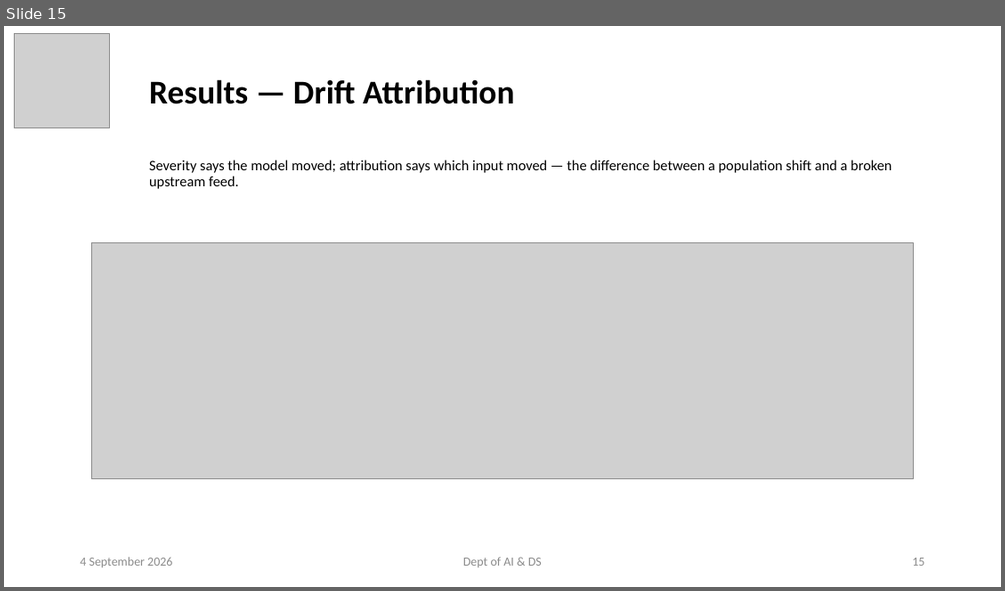
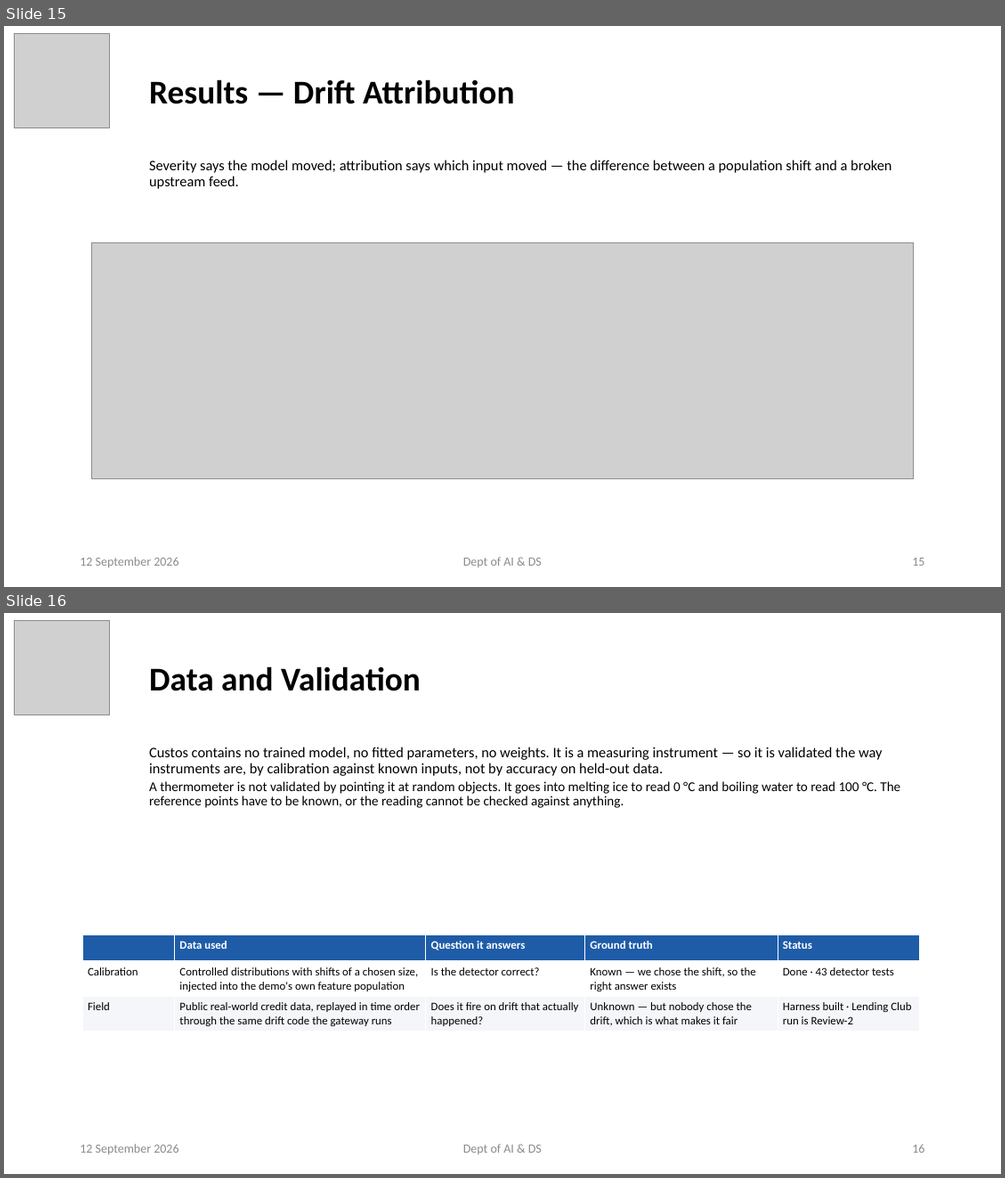
Before and after one commit to ayushpandey0201/custos, a slide deck: docs/presentations/Custos_Phase2_Review1.pptx. Shown one above the other, each under a label of ours: slide 15 before the commit, slides 15 and 16 after it. The pictures are 1005x591 and 1005x1178 pixels, drawn with LibreOffice and Linux fonts; fonts in the diff are those of the drawing; grey boxes stand for pictures. Boxes give left, top, right and bottom in pixels: in the first picture for what was removed or moved away, otherwise in the second. Text is boxed around its words. In the diff, an @@ line names an element or a change of style, - is before the commit and + after.

```diff
--- a/docs/presentations/Custos_Phase2_Review1.pptx
+++ b/docs/presentations/Custos_Phase2_Review1.pptx
@@ slide 16 added at [4, 613, 1001, 1174], background #FFFFFF @@
@@ picture added at [15, 620, 109, 714] @@
@@ title added at [149, 666, 421, 691], 32 pt, text #000000, bold @@
+Data and Validation
@@ subtitle added at [149, 747, 900, 808], 13 pt, text #000000 @@
+Custos contains no trained model, no fitted parameters, no weights. It is a measuring instrument — so it is validated the way instruments are, by calibration against known inputs, not by accuracy on held-out data.
+A thermometer is not validated by pointing it at random objects. It goes into melting ice to read 0 °C and boiling water to read 100 °C. The reference points have to be known, or the reading cannot be checked against anything.
@@ table added at [82, 934, 920, 1030], 3 rows, 5 columns @@
+ | Data used | Question it answers | Ground truth | Status
+Calibration | Controlled distributions with shifts of a chosen size, injected into the demo's own feature population | Is the detector correct? | Known — we chose the shift, so the right answer exists | Done · 43 detector tests
+Field | Public real-world credit data, replayed in time order through the same drift code the gateway runs | Does it fire on drift that actually happened? | Unknown — but nobody chose the drift, which is what makes it fair | Harness built · Lending Club run is Review-2
@@ text added at [80, 1143, 178, 1154], 12 pt, text #8C8C8C @@
+12 September 2026
@@ text added at [463, 1143, 542, 1154], 12 pt, text #8C8C8C @@
+Dept of AI & DS
@@ page number added at [912, 1144, 924, 1152], 12 pt, text #8C8C8C @@
+16
@@ slide 15 changed as well @@
@@ text at [80, 556, 178, 567]: text changed @@
-4 September 2026
+12 September 2026
```
Also in this commit, not shown: 15 other slides changed, 5 other slides added, 18 other files.
